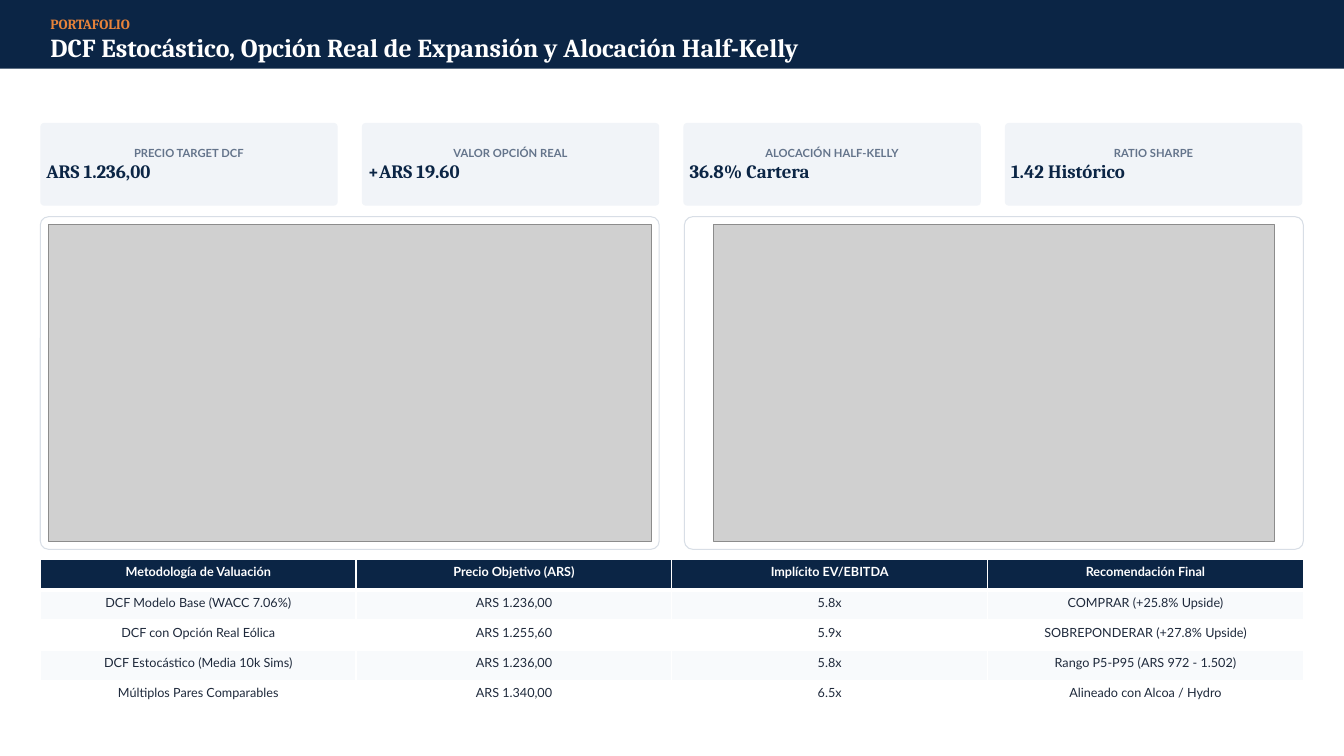
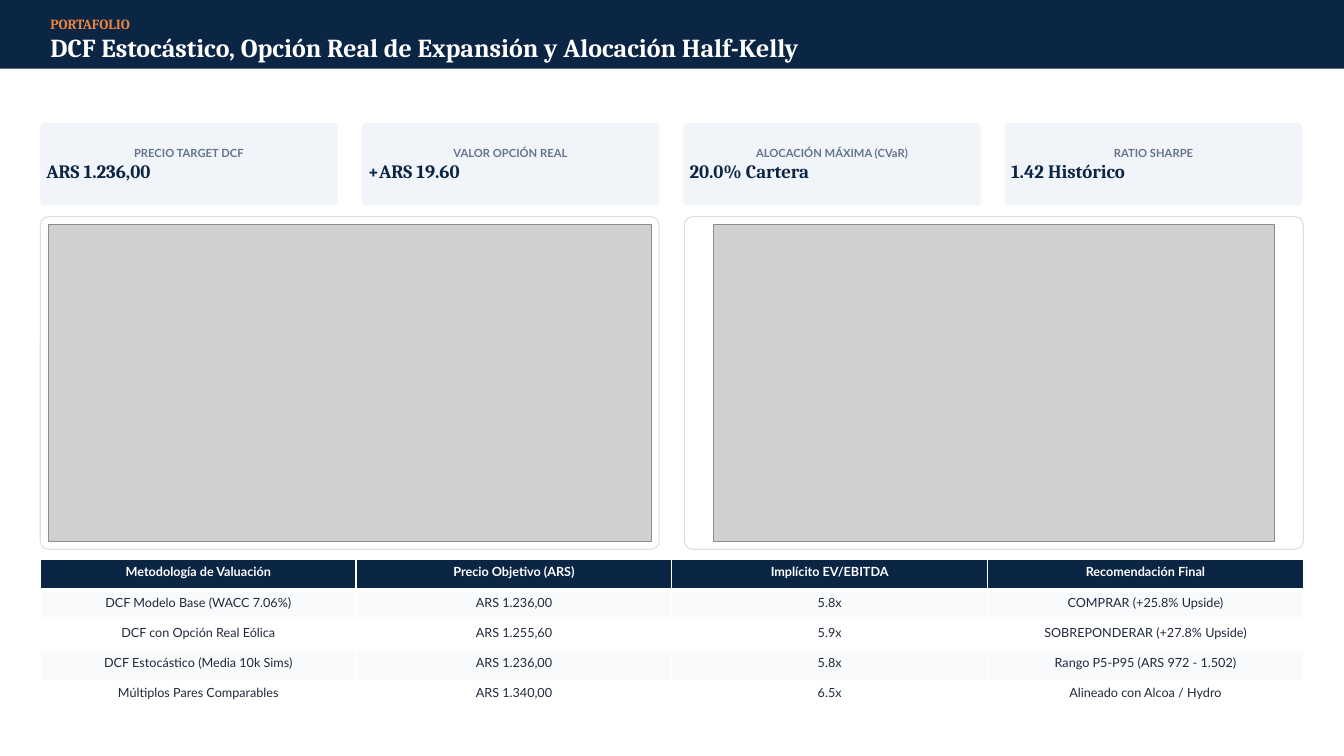
Before and after one commit to federicoagustinchillon-creador/Valuacion, a slide deck: slide 23 of 02_Presentacion_PPTX/TrabajoFinalEyTBChillonFedericoAluar_HOMOGENEO.pptx. Drawn at 1344x756 pixels with LibreOffice and Linux fonts; fonts in the diff are those of the drawing; grey boxes stand for pictures. Boxes give left, top, right and bottom in pixels: in the first picture for what was removed or moved away, otherwise in the second. Text is boxed around its words. In the diff, an @@ line names an element or a change of style, - is before the commit and + after.

```diff
--- a/02_Presentacion_PPTX/TrabajoFinalEyTBChillonFedericoAluar_HOMOGENEO.pptx
+++ b/02_Presentacion_PPTX/TrabajoFinalEyTBChillonFedericoAluar_HOMOGENEO.pptx
@@ text in rounded rectangle at (690, 147, 908, 179): text changed @@
-ALOCACIÓN HALF-KELLY
-36.8% Cartera
+ALOCACIÓN MÁXIMA (CVaR)
+20.0% Cartera
```
Also in this commit, not shown: 1 other slide changed, 1 other file.
